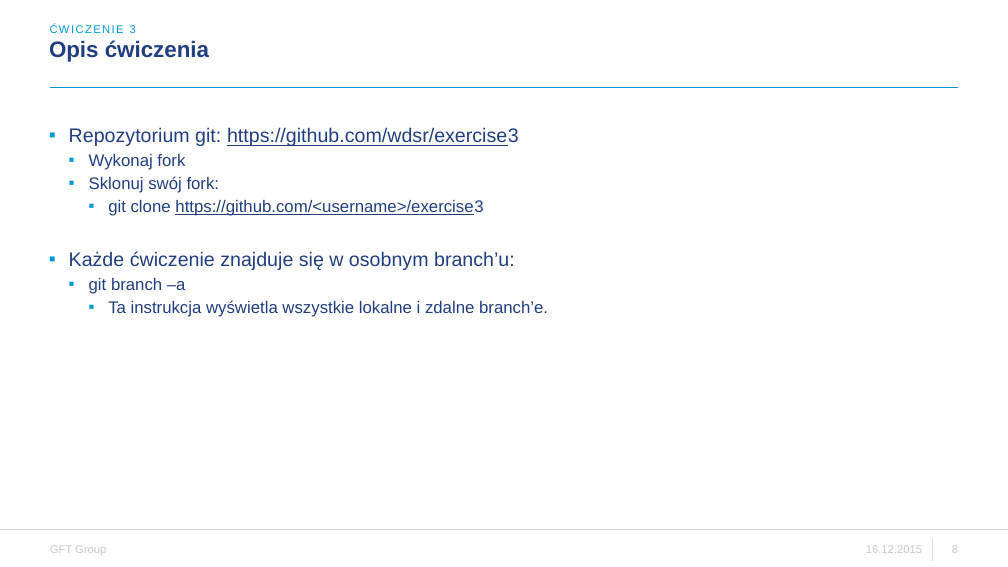
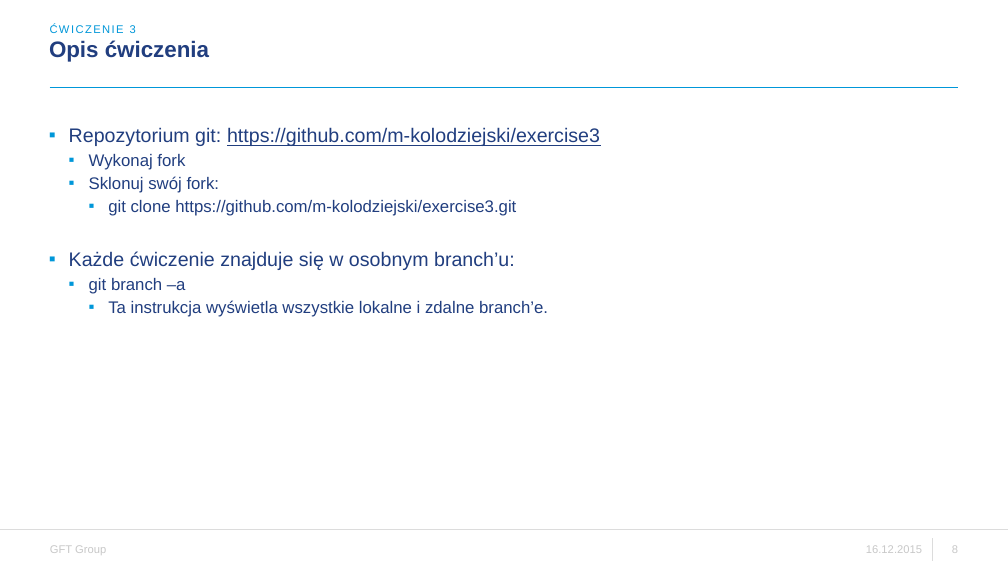
Before and after one commit to riiff1/exercise3, a slide deck: slide 8 of WDSR - ćwiczenie 3a_REST.pptx. Drawn at 1008x567 pixels with LibreOffice and Linux fonts; fonts in the diff are those of the drawing; background and template pictures are left out. Boxes give left, top, right and bottom in pixels: in the first picture for what was removed or moved away, otherwise in the second. Text is boxed around its words. In the diff, an @@ line names an element or a change of style, - is before the commit and + after.

Commit message:
Repo location updated

```diff
--- a/WDSR - ćwiczenie 3a_REST.pptx
+++ b/WDSR - ćwiczenie 3a_REST.pptx
@@ text at [69,127,600,146]: text changed @@
-▪ Repozytorium git: https://github.com/wdsr/exercise3
+▪ Repozytorium git: https://github.com/m-kolodziejski/exercise3
@@ text at [108,200,516,216]: text changed @@
-    ▪ git clone https://github.com/<username>/exercise3
+    ▪ git clone https://github.com/m-kolodziejski/exercise3.git
```
